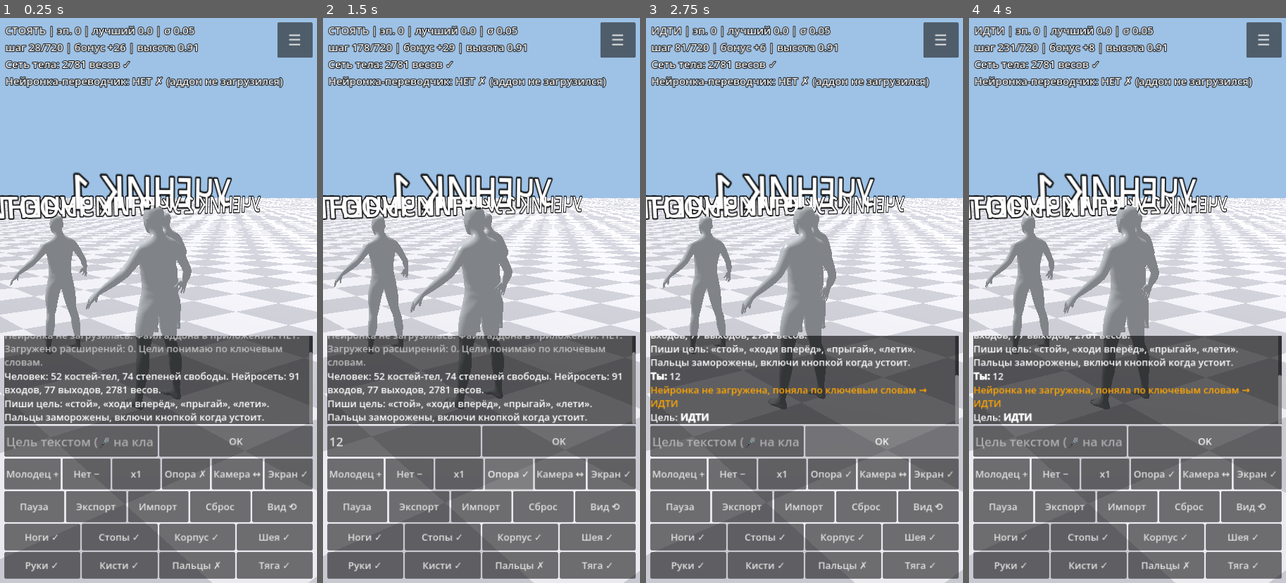
Above: before the commit, frames 1-4 (left to right).
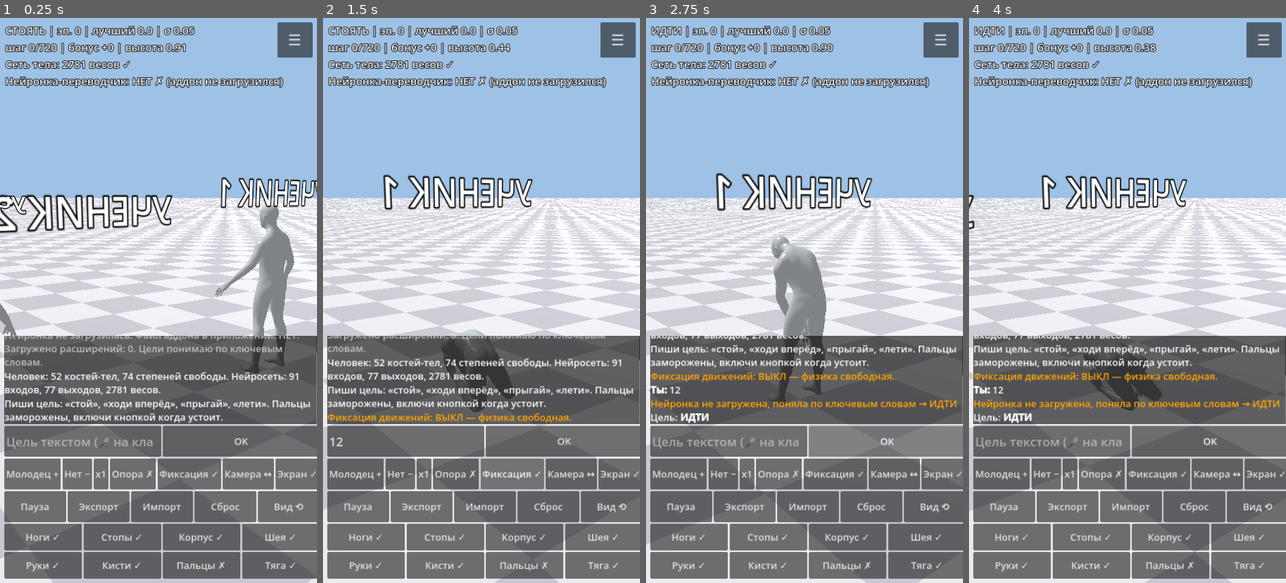
Above: after the commit, the same moments.

Repository: dmitriy2403iskan-star/Testung
Game: Godot game, scene res://sim.tscn
Two runs of this game, one before a commit and one after it. Both use one fixed random seed, a clock stepped at 60 frames per second and the inputs below.
Inputs (mouse positions are in pixels of both pictures, inside the frame that each line leads up to):
- Up to frame 1 (0.25 s): no input
- Up to frame 2 (1.5 s): click (405, 441) at 0.52 s; type "12" at 0.6 s; click (513, 475) at 1.25 s, where only the run after the commit has a clickable "Фиксация ✓"
- Up to frame 3 (2.75 s): click "OK" at 2 s
- Up to frame 4 (4 s): click "OK" at 2.75 s; tap Enter at 3.5 s; move the mouse to (1197, 272) at 3.52 s; hold D from 3.53 s (still down); hold Q from 3.53 s (still down); click (1197, 272) at 3.67 s

The runs differ from the first frame. In frame 1, 24% of the frame differs, in the area x 0-100%, y 4-100%; in frame 2, 30%; in frame 3, 31%; in frame 4, 28%.
Error after the commit: Out of bounds get index '1456' (on base: 'PackedFloat32Array') (res://sim.gd:573)

Commit message:
Add four independent learner slots, spaced training area, and pose-freeze training mode

Diff:
--- a/sim.gd
+++ b/sim.gd
@@ -30,6 +30,14 @@
 var agent_skeletons: Array = []
 var agent_labels: Array = []
 var agent_quality := 0.0
+var agent_skills: Array = []
+var agent_weights: Array = []
+var agent_cur_weights: Array = []
+var agent_best: Array = []
+var agent_eps: Array = []
+var freeze_mode := true
+var freeze_snapshot: Array = []
+var freeze_target: Array = []
 var last_quality := 0.0
 var last_good_quality := -1.0
 var last_good_w := PackedFloat32Array()
@@ -119,6 +127,7 @@
     _build_world()
     _build_body()
     _build_training_agents()
+    _init_agent_learners()
     var main_label := Label3D.new()
     main_label.text = "УЧЕНИК 1"
     main_label.font_size = 64
@@ -126,6 +135,7 @@
     main_label.position = Vector3(0, 1.75, 0)
     human.add_child(main_label)
     _refresh_active()
+    _snapshot_freeze()
     n_in = 17 + n_dof
     n_out = n_dof + 3
     n_w = n_in * N_HID + N_HID + N_HID * n_out + n_out
@@ -301,13 +311,62 @@
     return {"shape": _cap(r, L), "xf": Transform3D(Basis(q), mid), "coll": coll}
 
 # ---------- тело человека ----------
+func _init_agent_learners() -> void:
+    agent_skills.resize(4)
+    agent_weights.resize(4)
+    agent_cur_weights.resize(4)
+    agent_best.resize(4)
+    agent_eps.resize(4)
+    for i in 4:
+        agent_skills[i] = {}
+        var aw := PackedFloat32Array()
+        aw.resize(n_w)
+        for k in n_w:
+            aw[k] = randfn(0.0, 0.03)
+        agent_weights[i] = aw
+        agent_cur_weights[i] = aw.duplicate()
+        agent_best[i] = -1e9
+        agent_eps[i] = 0
+
+func _agent_pos(i: int) -> Vector3:
+    var spots := [Vector3(-3.0, LIFT, 0.0), Vector3(0.0, LIFT, 0.0), Vector3(3.0, LIFT, 0.0), Vector3(0.0, LIFT, 3.0)]
+    return spots[clampi(i, 0, 3)]
+
+func _snapshot_freeze() -> void:
+    freeze_snapshot = []
+    freeze_target = []
+    for k in bodies.size():
+        freeze_snapshot.append((bodies[k] as RigidBody3D).global_transform)
+        freeze_target.append((bodies[k] as RigidBody3D).global_transform)
+
+func _apply_freeze_support() -> void:
+    # Training scaffold: no gravity-like drifting between actions. Every physical
+    # segment is softly returned to the pose reached by the learner.
+    if not freeze_mode or freeze_snapshot.size() != bodies.size():
+        return
+    for k in bodies.size():
+        var rb: RigidBody3D = bodies[k]
+        var target: Transform3D = freeze_target[k]
+        var dp := target.origin - rb.global_position
+        rb.apply_central_force(dp * 900.0 - rb.linear_velocity * 80.0)
+        var q := (target.basis * rb.global_transform.basis.inverse()).get_rotation_quaternion()
+        var axis := Vector3(q.x, q.y, q.z) * (2.0 if q.w >= 0.0 else -2.0)
+        rb.apply_torque(axis * 700.0 - rb.angular_velocity * 55.0)
+
+func _toggle_freeze() -> void:
+    freeze_mode = not freeze_mode
+    if freeze_mode:
+        _snapshot_freeze()
+        _log("[color=cyan]Фиксация движений: ВКЛ — поза удерживается между действиями.[/color]")
+    else:
+        _log("[color=orange]Фиксация движений: ВЫКЛ — физика свободная.[/color]")
 func _build_training_agents() -> void:
     # Four training slots: one active physical learner + three visual observers.
     # Observers mirror the active pose so the same movement can be judged side-by-side.
     for i in 3:
         var inst := (load("res://human.glb") as PackedScene).instantiate()
         add_child(inst)
-        inst.position = Vector3((i - 1.5) * 1.25, LIFT, 1.8)
+        inst.position = _agent_pos(i + 1)
         inst.scale = Vector3.ONE * 0.92
         var ss := inst.find_child("Skeleton3D", true, false)
         agent_clones.append(inst)
@@ -328,7 +387,7 @@
     for n in agent_skeletons.size():
         var ss: Skeleton3D = agent_skeletons[n]
         var inst: Node3D = agent_clones[n]
-        inst.position = Vector3((n - 1) * 1.5, LIFT, 1.8)
+        inst.position = _agent_pos(n + 1)
         for k in bodies.size():
             ss.set_bone_global_pose_override(b_bone[k], inv * ((bodies[k] as RigidBody3D).global_transform * (b_offset[k] as Transform3D)), 1.0, true)
         agent_labels[n].text = "УЧЕНИК %d  %s" % [n + 2, _quality_mark(agent_quality)]
@@ -345,7 +404,7 @@
 func _build_body() -> void:
     human = (load("res://human.glb") as PackedScene).instantiate()
     add_child(human)
-    human.position = Vector3(0, LIFT, 0)
+    human.position = _agent_pos(0)
     sk = human.find_child("Skeleton3D", true, false)
     var idx_of := {}   # bone -> индекс тела
     for i in sk.get_bone_count():
@@ -585,6 +644,8 @@
         start = (b_init[root_i] as Transform3D).origin
         return
     _joint_state()
+    var learner_index := clampi(int(eps) % 4, 0, 3)
+    cur_w = agent_cur_weights[learner_index]
     var out := _policy(_sense(), cur_w)
     var e := 0.0
     for i in n_dof:
@@ -608,6 +669,7 @@
     var f := Vector3(out[n_dof], out[n_dof + 1], out[n_dof + 2]) if act[n_dof] else Vector3.ZERO
     rb.apply_central_force(rb.global_transform.basis * (f * THRUST))
     var R: Basis = rb.global_transform.basis * root_rest_inv
+    _apply_freeze_support()
     if assist:
         var up := R.y
         rb.apply_torque(up.cross(Vector3.UP) * 500.0 - rb.angular_velocity * 60.0)
@@ -714,7 +776,10 @@
             sigma = maxf(sigma * 0.9, 0.01)
             stall = 0
     bonus = 0.0
-    cur_w = _mutate()
+    var li := clampi(int(eps - 1) % 4, 0, 3)
+    agent_weights[li] = w.duplicate()
+    agent_cur_weights[li] = _mutate()
+    cur_w = agent_cur_weights[li].duplicate()
     step = -1
 
 func _set_goal(g: String) -> void:
@@ -920,6 +985,7 @@
     r2.add_child(speed_btn)
     assist_btn = _btn("Опора ✗", _assist)
     r2.add_child(assist_btn)
+    r2.add_child(_btn("Фиксация ✓", _toggle_freeze))
     r2.add_child(_btn("Камера ↔", _toggle_free_cam))
     screen_btn = _btn("Экран ✓", _screen)
     r2.add_child(screen_btn)
